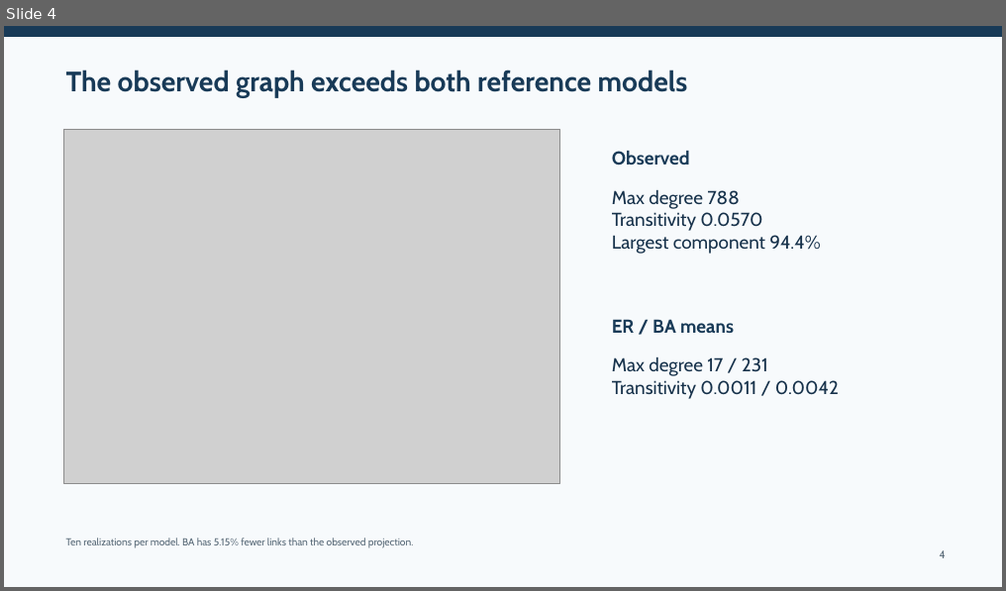
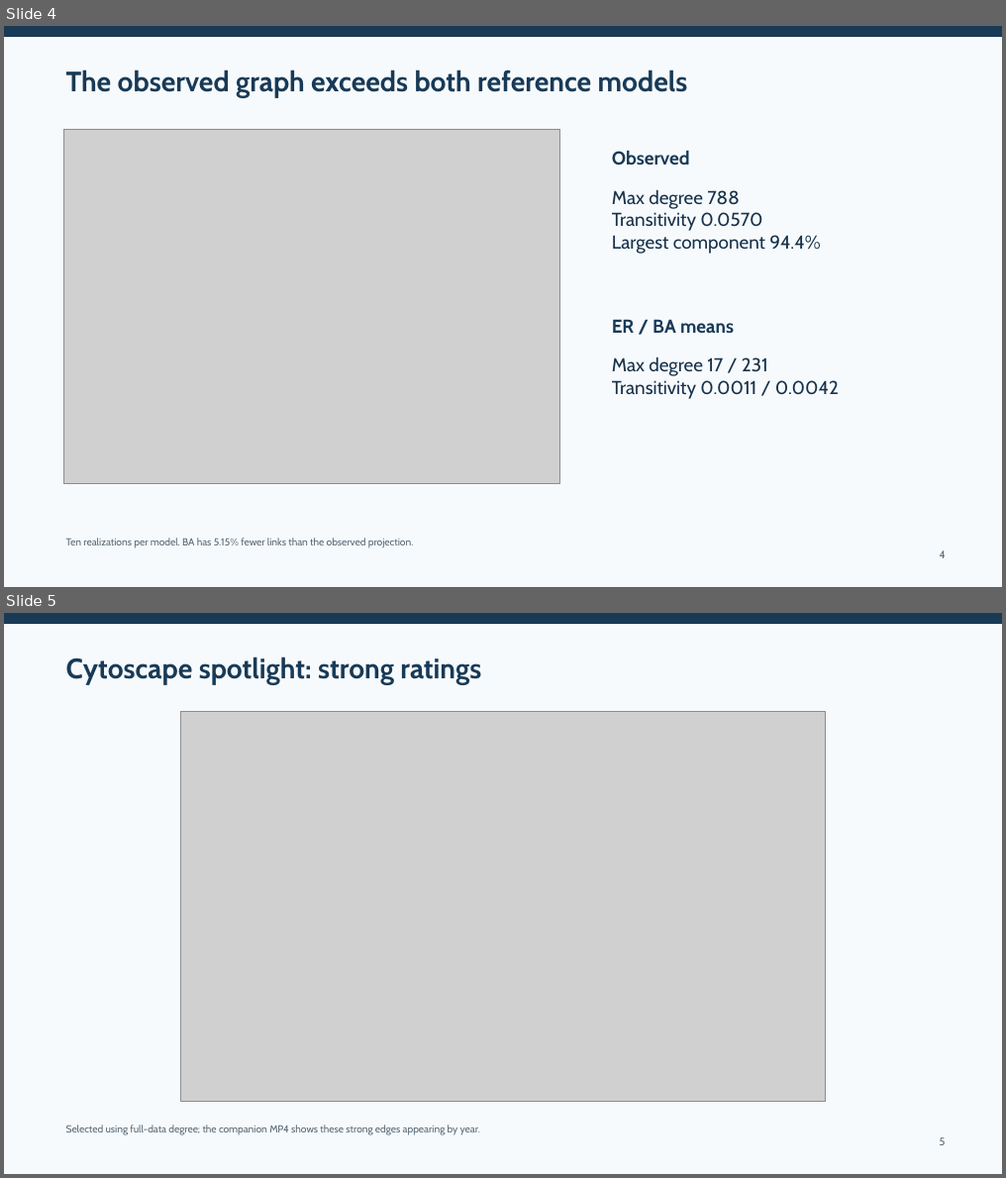
Before and after one commit to O-2wice/bitcoin-otc-trust-network-science, a slide deck: presentation/bitcoin_otc_network_science.pptx. Shown one above the other, each under a label of ours: slide 4 before the commit, slides 4 and 5 after it. The pictures are 1006x591 and 1006x1178 pixels, drawn with LibreOffice and Linux fonts; fonts in the diff are those of the drawing; grey boxes stand for pictures. Boxes give left, top, right and bottom in pixels: in the first picture for what was removed or moved away, otherwise in the second. Text is boxed around its words. In the diff, an @@ line names an element or a change of style, - is before the commit and + after.

Commit message:
Redesign Cytoscape view and add verified rating timeline

```diff
--- a/presentation/bitcoin_otc_network_science.pptx
+++ b/presentation/bitcoin_otc_network_science.pptx
@@ slide 5 added at box(4, 613, 1002, 1174), background #F7FAFC @@
@@ rectangle added at box(4, 613, 1002, 624), fill #183A57 @@
@@ text added at box(66, 657, 481, 684), 27 pt, text #183A57, bold @@
+Cytoscape spotlight: strong ratings
@@ picture added at box(180, 711, 826, 1101) @@
@@ text added at box(66, 1125, 480, 1136), 9.8 pt, text #596A78 @@
+Selected using full-data degree; the companion MP4 shows these strong edges appearing by year.
@@ text added at box(940, 1138, 945, 1146), 10.5 pt, text #596A78 @@
+5
```
Also in this commit, not shown: 1 slide removed, 15 other files.
